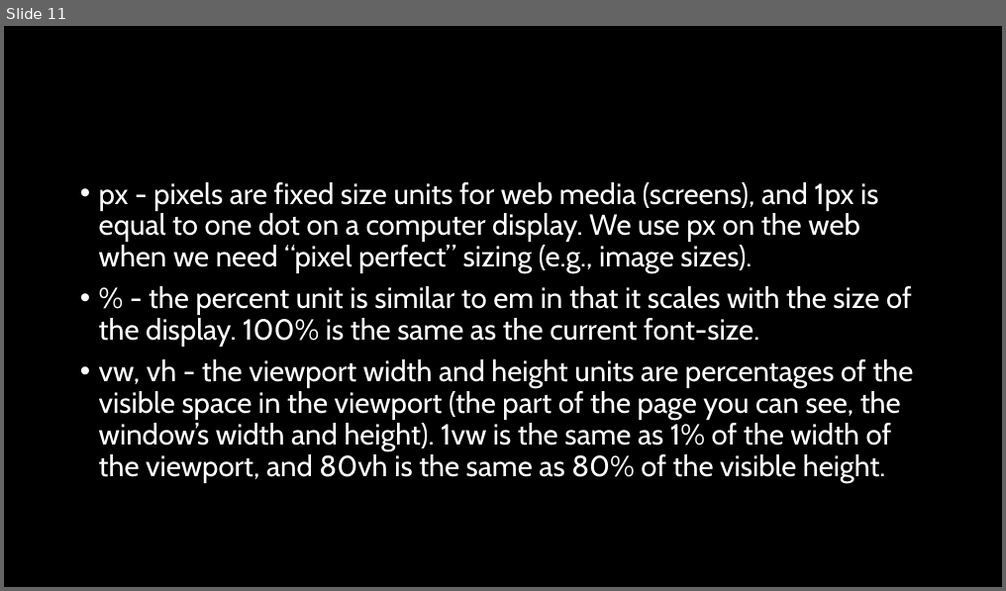
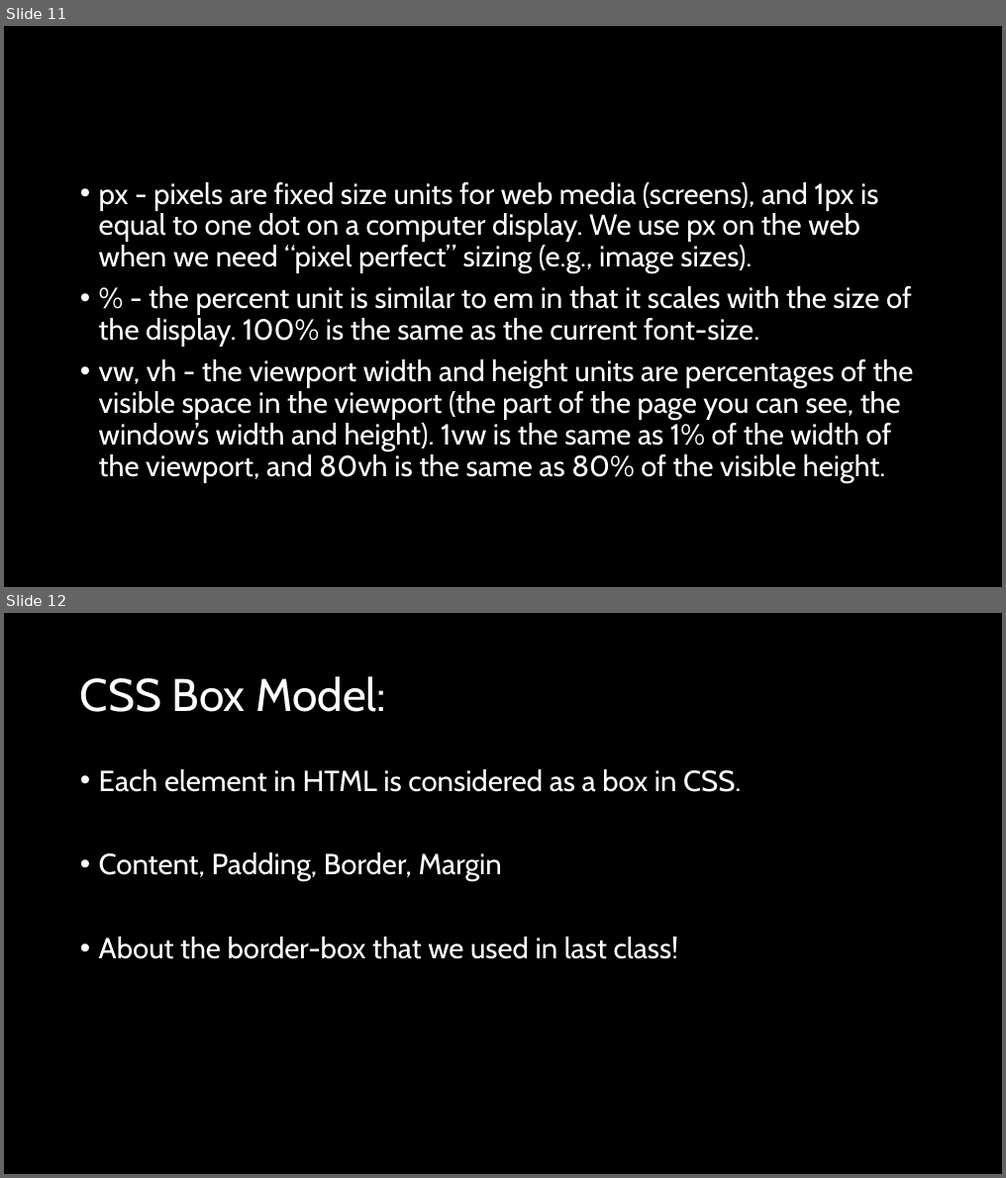
Before and after one commit to natiquekeyin/winter2025, a slide deck: FrontEnd/Week3/Week3.pptx. Shown one above the other, each under a label of ours: slide 11 before the commit, slides 11 and 12 after it. The pictures are 1006x591 and 1006x1178 pixels, drawn with LibreOffice and Linux fonts; fonts in the diff are those of the drawing. Boxes give left, top, right and bottom in pixels: in the first picture for what was removed or moved away, otherwise in the second. Text is boxed around its words. In the diff, an @@ line names an element or a change of style, - is before the commit and + after.

```diff
--- a/FrontEnd/Week3/Week3.pptx
+++ b/FrontEnd/Week3/Week3.pptx
@@ slide 12 added at box(4, 613, 1002, 1174), background #000000 @@
@@ title added at box(80, 676, 386, 712), 44 pt, text #FFFFFF @@
+CSS Box Model:
@@ text added at box(99, 769, 741, 959), 28 pt, text #FFFFFF @@
+• Each element in HTML is considered as a box in CSS.
+• Content, Padding, Border, Margin
+• About the border-box that we used in last class!
```
Also in this commit, not shown: 1 slide changed, 2 other slides added.
